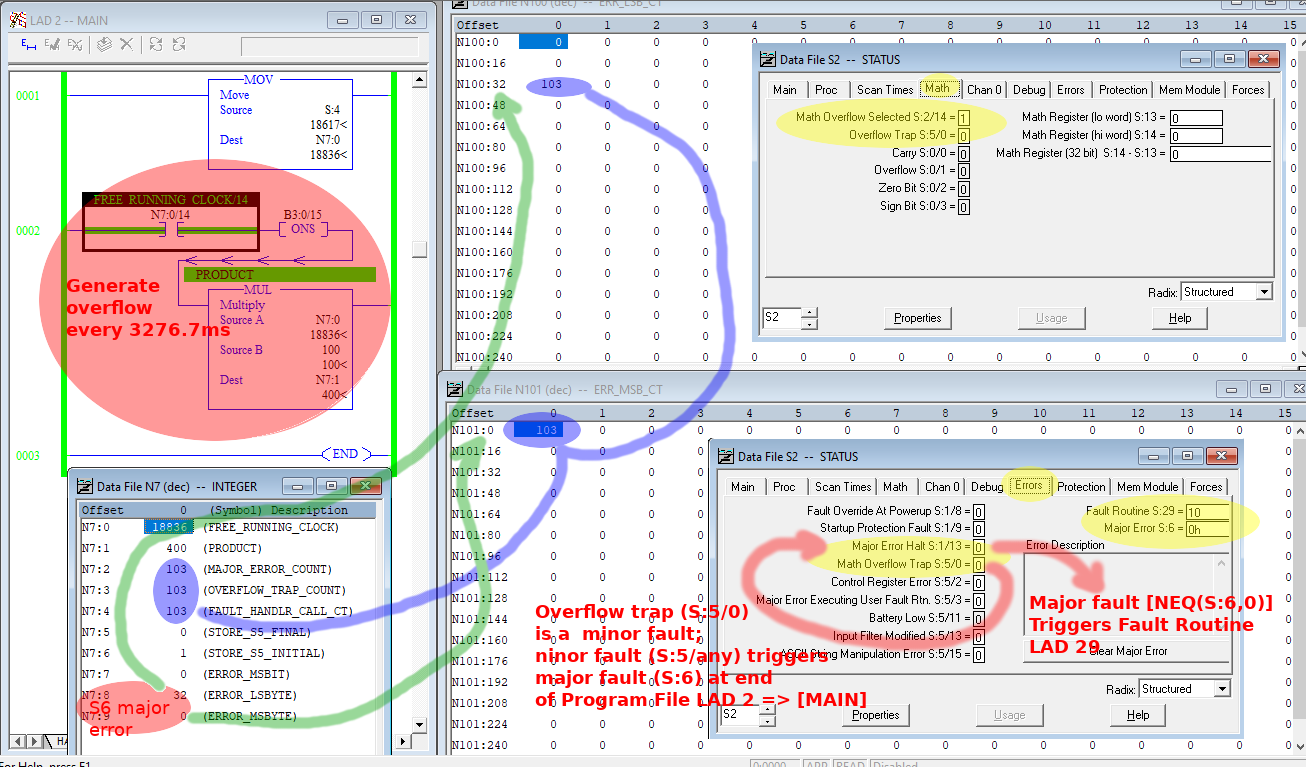
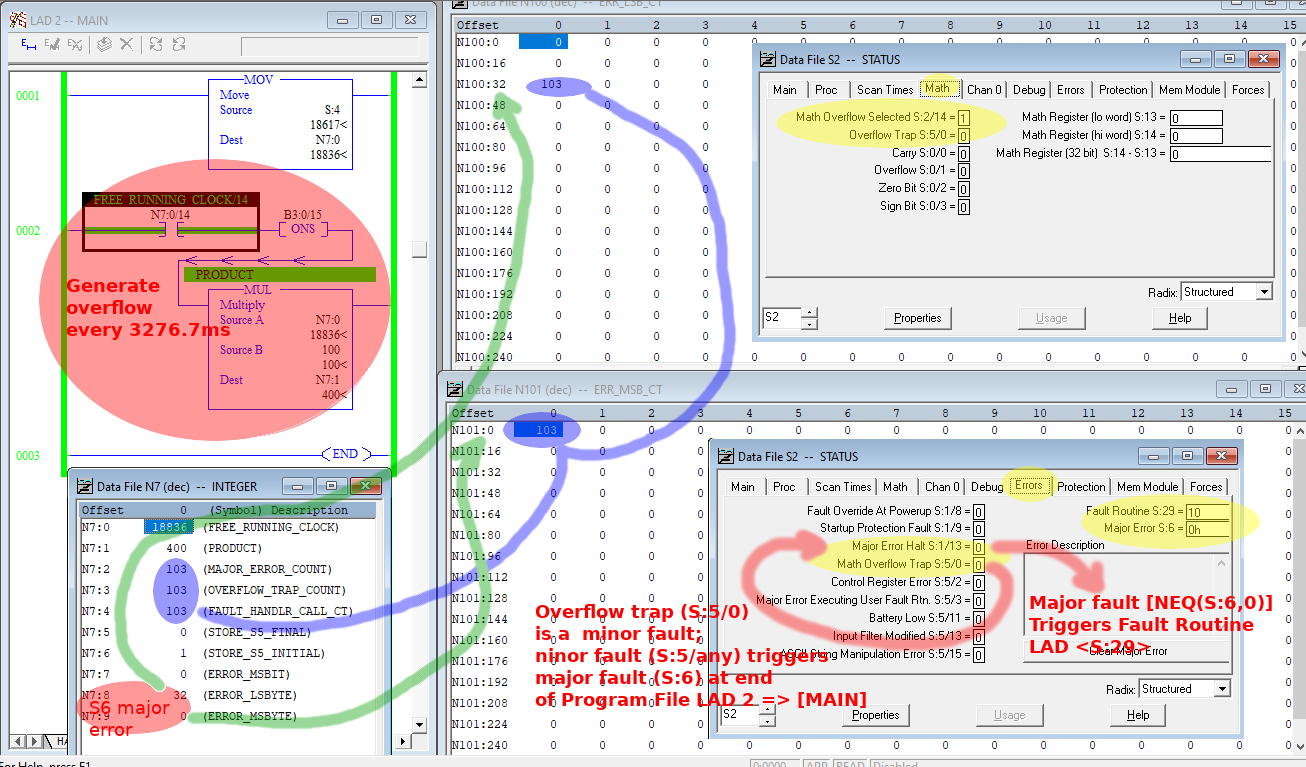
Layer changes from the first 1306×767 image to the second:
painted on "Major fault [NEQ(S:6,0)] ..." over [1076, 640, 1150, 653]
